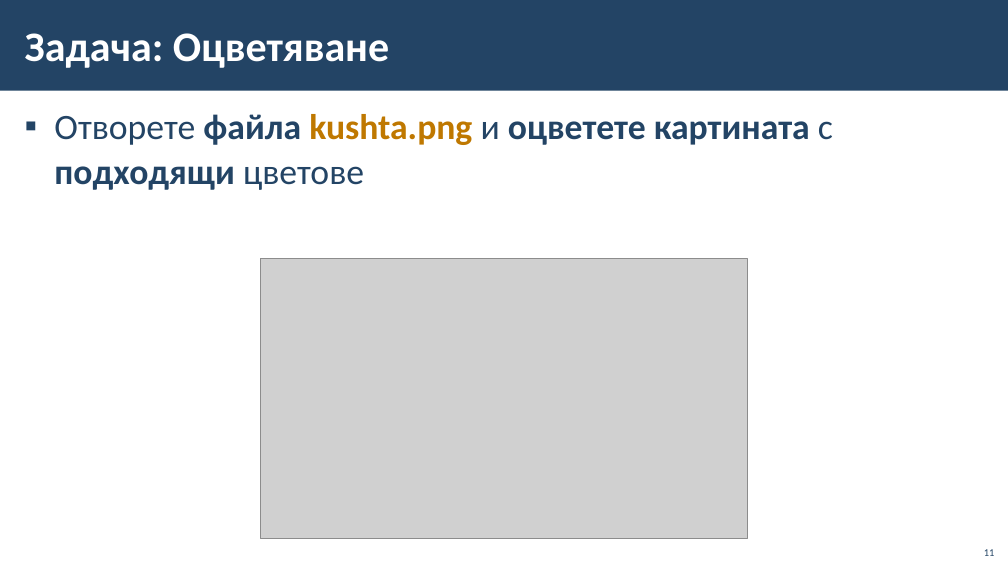
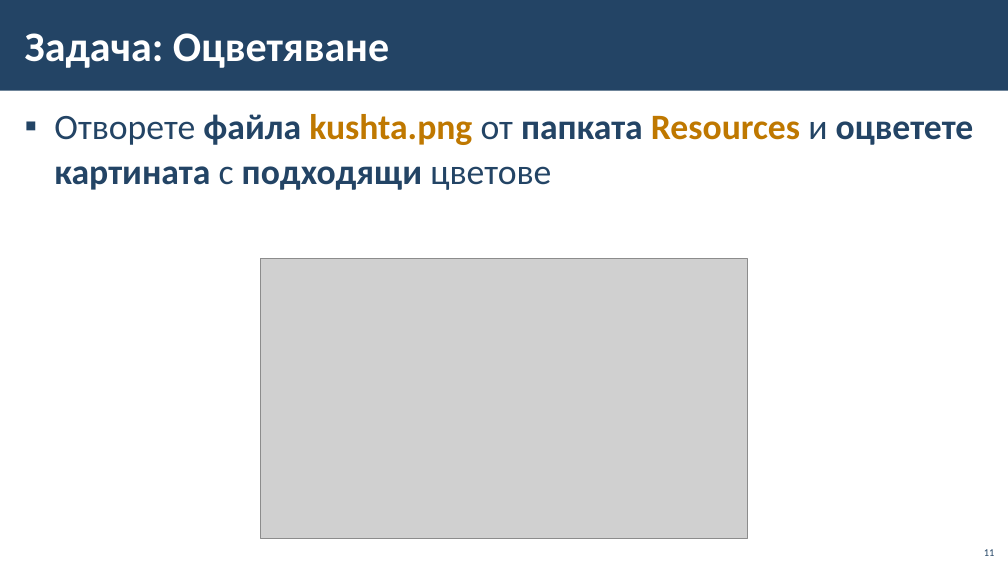
Before and after one commit to BG-IT-Edu/School-Programming, a slide deck: slide 11 of Courses/Computer-Modeling-and-IT/Computer-Modeling-and-IT-5-Class/12-Colour-Palettes/12-Colour-Palettes.pptx. Drawn at 1008x567 pixels with LibreOffice and Linux fonts; fonts in the diff are those of the drawing; grey boxes stand for pictures; background and template pictures are left out. Boxes give left, top, right and bottom in pixels: in the first picture for what was removed or moved away, otherwise in the second. Text is boxed around its words. In the diff, an @@ line names an element or a change of style, - is before the commit and + after.

```diff
--- a/Courses/Computer-Modeling-and-IT/Computer-Modeling-and-IT-5-Class/12-Colour-Palettes/12-Colour-Palettes.pptx
+++ b/Courses/Computer-Modeling-and-IT/Computer-Modeling-and-IT-5-Class/12-Colour-Palettes/12-Colour-Palettes.pptx
@@ text at <box>54,114,974,190</box>: text changed @@
-▪ Отворете файла kushta.png и оцветете картината с подходящи цветове
+▪ Отворете файла kushta.png от папката Resources и оцветете картината с подходящи цветове
```
Also in this commit, not shown: 7 other slides changed, 1 other file.
